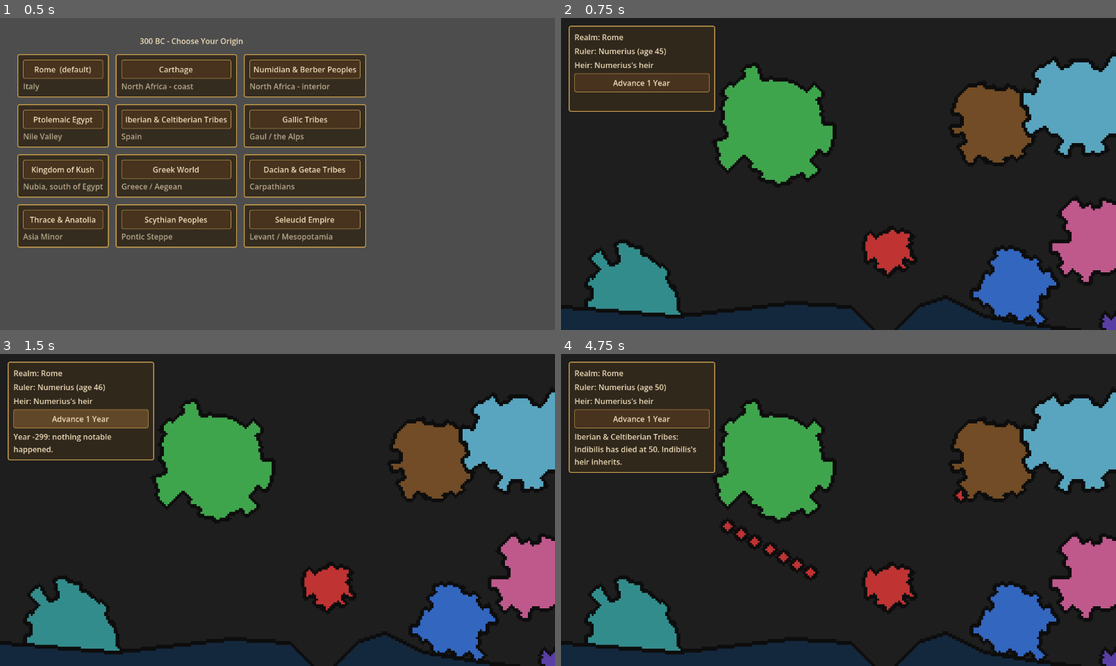
Above: before the commit, frames 1-4 (two rows, left to right).
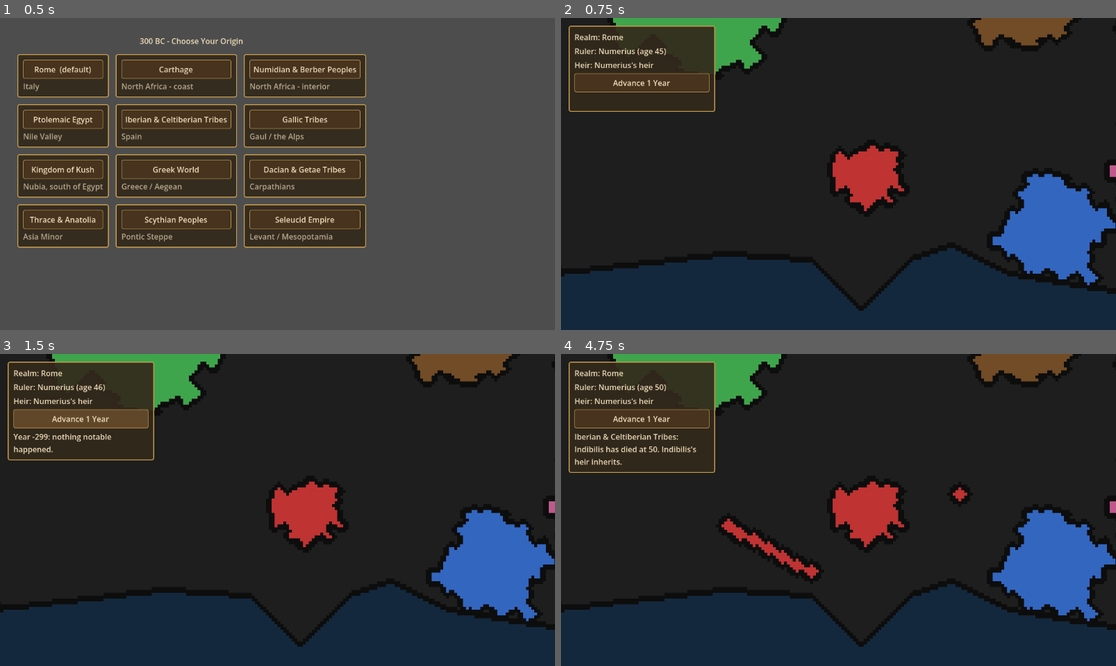
Above: after the commit, the same moments.

Repository: supa-bit/Facsimilia
Game: Godot game, scene res://scenes/Main.tscn
The game is run twice, just before and just after one commit, with the same random seed, the same clock (stepped at 60 frames per second) and the same inputs.
Inputs (mouse positions are in pixels of both pictures, inside the frame that each line leads up to):
- Up to frame 1 (0.5 s): no input
- Up to frame 2 (0.75 s): click "Rome (default)" at 0.5 s
- Up to frame 3 (1.5 s): click "Advance 1 Year" at 1.25 s
- Up to frame 4 (4.75 s): click "Advance 1 Year" at 2 s; click "Advance 1 Year" at 2.75 s; tap Enter at 3.5 s; move the mouse to (960, 494) at 3.52 s; click (960, 494) at 3.67 s; tap Space at 4.25 s; drag from (727, 525) to (810, 572) at 4.27 s

Frame 1 is identical in both runs. In frame 2, 37% of the frame differs, in the area x 0-100%, y 0-100%; in frame 3, 37%; in frame 4, 37%.

Commit message:
Fix camera: whole map was never visible, only its top-left corner
The map is 320x240 cells * 4px = 1280x960, larger than most default
windows - with no camera, only the portion that happened to fit in
the window was ever rendered, which is why the last screenshot showed
Carthage/Numidia/Egypt/Kush and most of the sea missing entirely
(they were below the window edge, not actually broken).

Adds a Camera2D in map_view.gd that zooms out to fit the entire map
into whatever window size exists, and re-fits automatically on
resize. Also moved HUD/CivSelect into a CanvasLayer in game_root.gd
so they stay in screen space and aren't affected by the map's camera
zoom - without this, the UI panels would shrink/shift along with the
map. Updated the paint-to-negotiate input handling to convert through
get_global_mouse_position() instead of using raw screen coordinates,
since those two are no longer the same thing once the camera zooms.

Co-Authored-By: Claude Sonnet 5 <noreply@anthropic.com>

Diff:
--- a/scripts/world/game_root.gd
+++ b/scripts/world/game_root.gd
@@ -8,11 +8,15 @@
 var map_view: Node2D
 var hud: Control
 var civ_select: Control
+var ui_layer: CanvasLayer  # keeps UI in screen space, unaffected by map_view's camera zoom/pan
 
 func _ready() -> void:
+	ui_layer = CanvasLayer.new()
+	add_child(ui_layer)
+
 	civ_select = CivSelectScene.instantiate()
 	civ_select.theme = ThemeAncient.build()
-	add_child(civ_select)
+	ui_layer.add_child(civ_select)
 	civ_select.civ_chosen.connect(_on_civ_chosen)
 
 func _on_civ_chosen(civ_key: String) -> void:
@@ -25,7 +29,7 @@
 
 	hud = HudScene.instantiate()
 	hud.theme = ThemeAncient.build()
-	add_child(hud)
+	ui_layer.add_child(hud)
 	hud.setup(map_view)
 	hud.refresh()
 	hud.advance_requested.connect(_on_advance_requested)
--- a/scripts/world/map_view.gd
+++ b/scripts/world/map_view.gd
@@ -41,6 +41,7 @@
 # offer can be seen before it's ever committed.
 var proposal: PackedInt32Array
 var map_sprite: Sprite2D
+var camera: Camera2D
 var painting := false
 
 func _ready() -> void:
@@ -66,8 +67,29 @@
 
 	_refresh_map_texture()
 
+	camera = Camera2D.new()
+	camera.position = Vector2(GRID_WIDTH * CELL_PIXELS / 2.0, GRID_HEIGHT * CELL_PIXELS / 2.0)
+	add_child(camera)
+	camera.make_current()
+	get_viewport().size_changed.connect(_fit_camera_to_window)
+	_fit_camera_to_window()
+
 	print("Facsimilia map view ready: ", GRID_WIDTH, "x", GRID_HEIGHT, " cells, year ", demo_year, ". ",
 		"Left-drag to propose annexing/settling land, right-click to clear the proposal.")
+
+# The map (320x240 cells * 4px = 1280x960) is bigger than most default
+# windows, so without this only the top-left corner was ever visible -
+# that's what made the previous screenshot look like the coastline was
+# broken, when really most of the map was just off-screen. Zooms out
+# exactly enough that the whole map fits inside whatever window size
+# exists right now, and re-fits automatically if the window is resized.
+func _fit_camera_to_window() -> void:
+	var viewport_size := get_viewport_rect().size
+	if viewport_size.x <= 0 or viewport_size.y <= 0:
+		return
+	var map_size := Vector2(GRID_WIDTH * CELL_PIXELS, GRID_HEIGHT * CELL_PIXELS)
+	var zoom_factor: float = max(map_size.x / viewport_size.x, map_size.y / viewport_size.y)
+	camera.zoom = Vector2(zoom_factor, zoom_factor)
 
 func _build_sea_mask() -> void:
 	sea_mask = PackedByteArray()
@@ -189,15 +211,19 @@
 		if event.button_index == MOUSE_BUTTON_LEFT:
 			painting = event.pressed
 			if painting:
-				_paint_at(event.position)
+				_paint_at(get_global_mouse_position())
 		elif event.button_index == MOUSE_BUTTON_RIGHT and event.pressed:
 			proposal.fill(0)
 			_refresh_map_texture()
 	elif event is InputEventMouseMotion and painting:
-		_paint_at(event.position)
-
-func _paint_at(screen_pos: Vector2) -> void:
-	var cell := Vector2i(screen_pos / CELL_PIXELS)
+		_paint_at(get_global_mouse_position())
+
+# Takes a WORLD-space position (get_global_mouse_position(), not raw event
+# screen coordinates) - with the camera now zoomed out to fit the whole
+# map, those two stop being the same thing, and using screen coordinates
+# directly would misalign painting from what's actually under the cursor.
+func _paint_at(world_pos: Vector2) -> void:
+	var cell := Vector2i(world_pos / CELL_PIXELS)
 	if not grid.in_bounds(cell.x, cell.y):
 		return
 	for dy in range(-PAINT_RADIUS, PAINT_RADIUS + 1):
Not shown, added: scripts/tests/test_terrain.gd.uid
